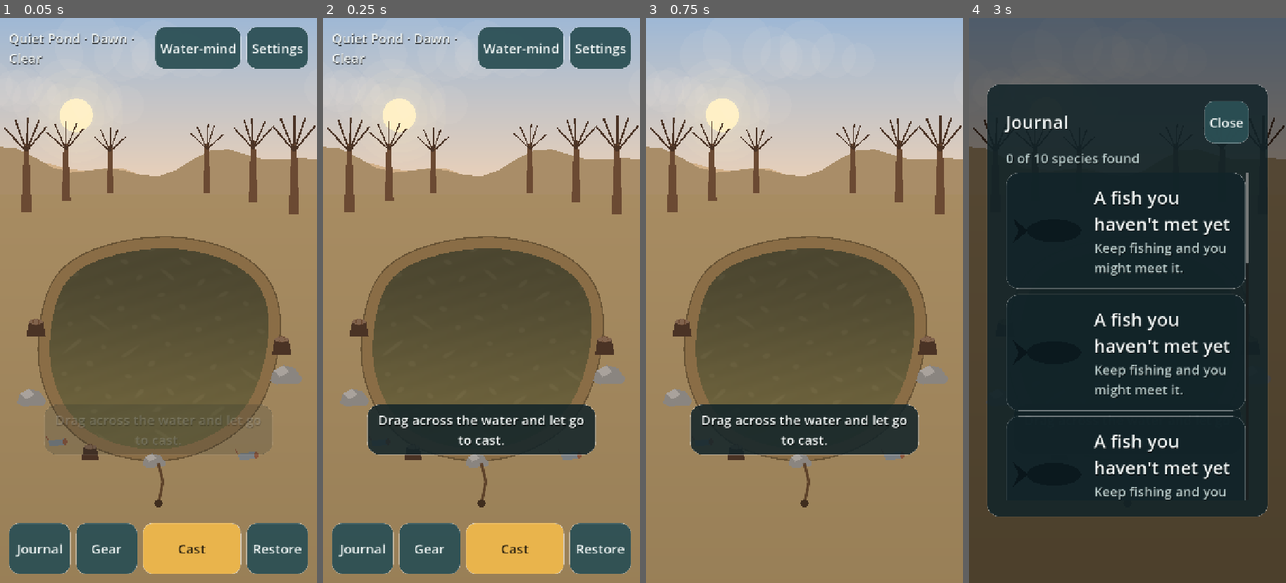
Above: before the commit, frames 1-4 (left to right).
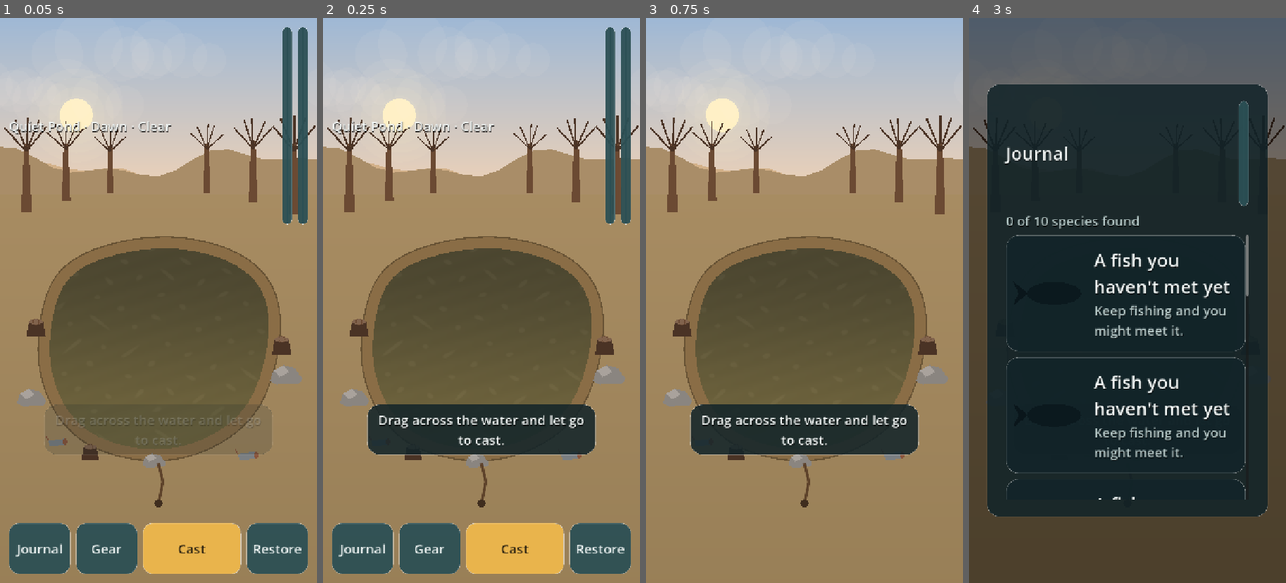
Above: after the commit, the same moments.

Repository: jeiel85/ripple-garden
Game: Godot game, scene res://world/game_root.tscn
Two runs of this game, one before a commit and one after it. Both use one fixed random seed, a clock stepped at 60 frames per second and the inputs below.
Inputs (mouse positions are in pixels of both pictures, inside the frame that each line leads up to):
- Up to frame 1 (0.05 s): no input
- Up to frame 2 (0.25 s): no input
- Up to frame 3 (0.75 s): click "Water-mind" at 0.5 s
- Up to frame 4 (3 s): tap Enter at 1.25 s; drag from (1127, 300) to (1159, 176) at 1.27 s; click "Leave water-mind" at 2 s; click "Journal" at 2.75 s

The runs differ from the first frame. In frame 1, 5.5% of the frame differs, in the area x 2-98%, y 1-37%; in frame 2, 5.5%; in frame 3, nothing differs; in frame 4, 9.6%, in the area x 10-89%, y 14-86%.

Commit message:
fix(ui): 모든 패널이 ko/en에서 설계 폭을 넘지 않도록 줄바꿈 + 폭 상한, 장력 미터 위치
Android 실기동에서 영어 문구 때문에 설정 패널이 화면 오른쪽으로 넘침. 버튼/토글/캡션 줄바꿈, 모달 폭을 화면-48px로 제한.
테스트는 실제 UI 테마(30px)로 측정(기본 테마로는 문제가 가려졌고, 수정 전 코드에서 656/691px로 실패함을 확인).
장력 미터는 두 줄이 된 상태 바 아래로 이동.

Co-Authored-By: Claude Sonnet 5.5 <noreply@anthropic.com>

Diff:
--- a/godot/tests/unit/test_ui_components.gd
+++ b/godot/tests/unit/test_ui_components.gd
@@ -198,3 +198,46 @@
 		assert_false(names.is_empty(), "stage %d promises nothing" % level)
 	assert_true(panel._next_stage_names(2).contains(String(TranslationServer.translate("ui.prop.reed"))))
 	panel.free()
+
+# --- panels fit the screen in every language ---
+
+func test_modal_width_never_exceeds_the_screen() -> void:
+	assert_eq(UIController.fit_width(640.0, 720.0), 640.0, "a normal phone keeps the design width")
+	assert_eq(UIController.fit_width(640.0, 600.0), 552.0, "a narrow screen shrinks the panel and keeps a margin")
+	assert_true(UIController.fit_width(640.0, 400.0) < 400.0)
+
+func test_no_panel_is_wider_than_its_design_width_in_korean_or_english() -> void:
+	var previous := TranslationServer.get_locale()
+	_fresh_state()
+	var restoration := RestorationService.new(GameState, ContentDB.progression["restoration_points"], ContentDB.balance["vertical_slice"])
+	# Measured with the real UI theme (30 px text): the default theme's 16 px text would hide the problem.
+	var theme := UiTheme.build(1.0, false, false)
+	for locale in ["ko", "en"]:
+		TranslationServer.set_locale(locale)
+		var panels: Array = []
+		var settings := SettingsPanel.new()
+		panels.append(settings)
+		var gear := GearPanel.new()
+		panels.append(gear)
+		var restore := RestorationPanel.new()
+		restore.setup(restoration, "region_01_quiet_pond")
+		panels.append(restore)
+		var journal := JournalPanel.new()
+		journal.setup(JournalModel.new(ContentDB.balance["journal"]["reveal_at_encounters"]), "region_01_quiet_pond")
+		panels.append(journal)
+		var inspect := InspectPanel.new()
+		panels.append(inspect)
+		var licenses := TextPanel.new()
+		licenses.show_text("Licenses", TextPanel.licenses_text())
+		panels.append(licenses)
+		for panel in panels:
+			panel.theme = theme
+			tree.root.add_child(panel)
+			if panel.has_method("refresh"):
+				panel.refresh()
+			var design_width: float = panel.custom_minimum_size.x
+			assert_true(panel.get_combined_minimum_size().x <= design_width + 1.0,
+				"%s needs %.0f px in %s but is designed for %.0f" % [panel.get_script().get_path().get_file(), panel.get_combined_minimum_size().x, locale, design_width])
+			panel.free()
+	TranslationServer.set_locale(previous)
+	_fresh_state()
--- a/godot/ui/settings_panel.gd
+++ b/godot/ui/settings_panel.gd
@@ -90,6 +90,7 @@
 			var toggle := CheckButton.new()
 			toggle.text = tr("ui.setting." + key)
 			toggle.custom_minimum_size = Vector2(0, UiTheme.TOUCH_MIN_PX)
+			toggle.autowrap_mode = TextServer.AUTOWRAP_WORD_SMART  # long labels wrap instead of widening the panel
 			toggle.toggled.connect(func(on: bool) -> void:
 				if not _syncing:
 					GameState.set_setting(key, on))
@@ -97,7 +98,7 @@
 			return toggle
 		"slider":
 			var box := UiKit.vbox(4)
-			var caption := UiKit.label("", "", HORIZONTAL_ALIGNMENT_LEFT, false)
+			var caption := UiKit.label("", "", HORIZONTAL_ALIGNMENT_LEFT, true)
 			caption.name = "Caption"
 			box.add_child(caption)
 			var slider := HSlider.new()
@@ -117,7 +118,7 @@
 			return box
 		"option":
 			var box := UiKit.hbox(12)
-			var caption := UiKit.label(tr("ui.setting." + key), "", HORIZONTAL_ALIGNMENT_LEFT, false)
+			var caption := UiKit.label(tr("ui.setting." + key), "", HORIZONTAL_ALIGNMENT_LEFT, true)
 			caption.size_flags_horizontal = Control.SIZE_EXPAND_FILL
 			box.add_child(caption)
 			var option := OptionButton.new()
--- a/godot/ui/ui_controller.gd
+++ b/godot/ui/ui_controller.gd
@@ -56,7 +56,7 @@
 	fight_meter = FightMeter.new()
 	fight_meter.visible = false
 	fight_meter.set_anchors_preset(Control.PRESET_TOP_WIDE)
-	fight_meter.offset_top = 150
+	fight_meter.offset_top = 235
 	fight_meter.offset_left = 30
 	fight_meter.offset_right = -30
 	root.add_child(fight_meter)
@@ -143,9 +143,17 @@
 
 # --- panels ---
 
+## Width a modal panel may take: its design width, but never more than the screen minus a margin
+## (a narrow phone must not push the panel's edge off screen).
+static func fit_width(design_width: float, available_width: float) -> float:
+	return minf(design_width, available_width - 48.0)
+
 func _open(panel: Control) -> void:
 	if water_mind.active:
 		return
+	if not panel.has_meta("design_width"):
+		panel.set_meta("design_width", panel.custom_minimum_size.x)
+	panel.custom_minimum_size.x = fit_width(float(panel.get_meta("design_width")), get_viewport().get_visible_rect().size.x)
 	if _current_panel != null:
 		_modal_center.remove_child(_current_panel)
 	_current_panel = panel
--- a/godot/ui/ui_kit.gd
+++ b/godot/ui/ui_kit.gd
@@ -19,6 +19,7 @@
 	node.text = text
 	node.custom_minimum_size = Vector2(0, min_height)
 	node.focus_mode = Control.FOCUS_ALL
+	node.autowrap_mode = TextServer.AUTOWRAP_WORD_SMART  # long text (other languages, large text) wraps, never widens its screen
 	if primary:
 		node.theme_type_variation = "PrimaryButton"
 	node.pressed.connect(callback)
--- a/godot/ui/water_mind_overlay.gd
+++ b/godot/ui/water_mind_overlay.gd
@@ -41,7 +41,7 @@
 	box.add_child(UiKit.button(tr("ui.water_mind.exit"), exit, true))
 	box.add_child(UiKit.label(tr("ui.water_mind.mixer"), "DimLabel"))
 	for key in MIXER_KEYS:
-		var caption := UiKit.label(tr("ui.setting." + key), "", HORIZONTAL_ALIGNMENT_LEFT, false)
+		var caption := UiKit.label(tr("ui.setting." + key), "", HORIZONTAL_ALIGNMENT_LEFT, true)
 		box.add_child(caption)
 		var slider := HSlider.new()
 		slider.min_value = 0.0
